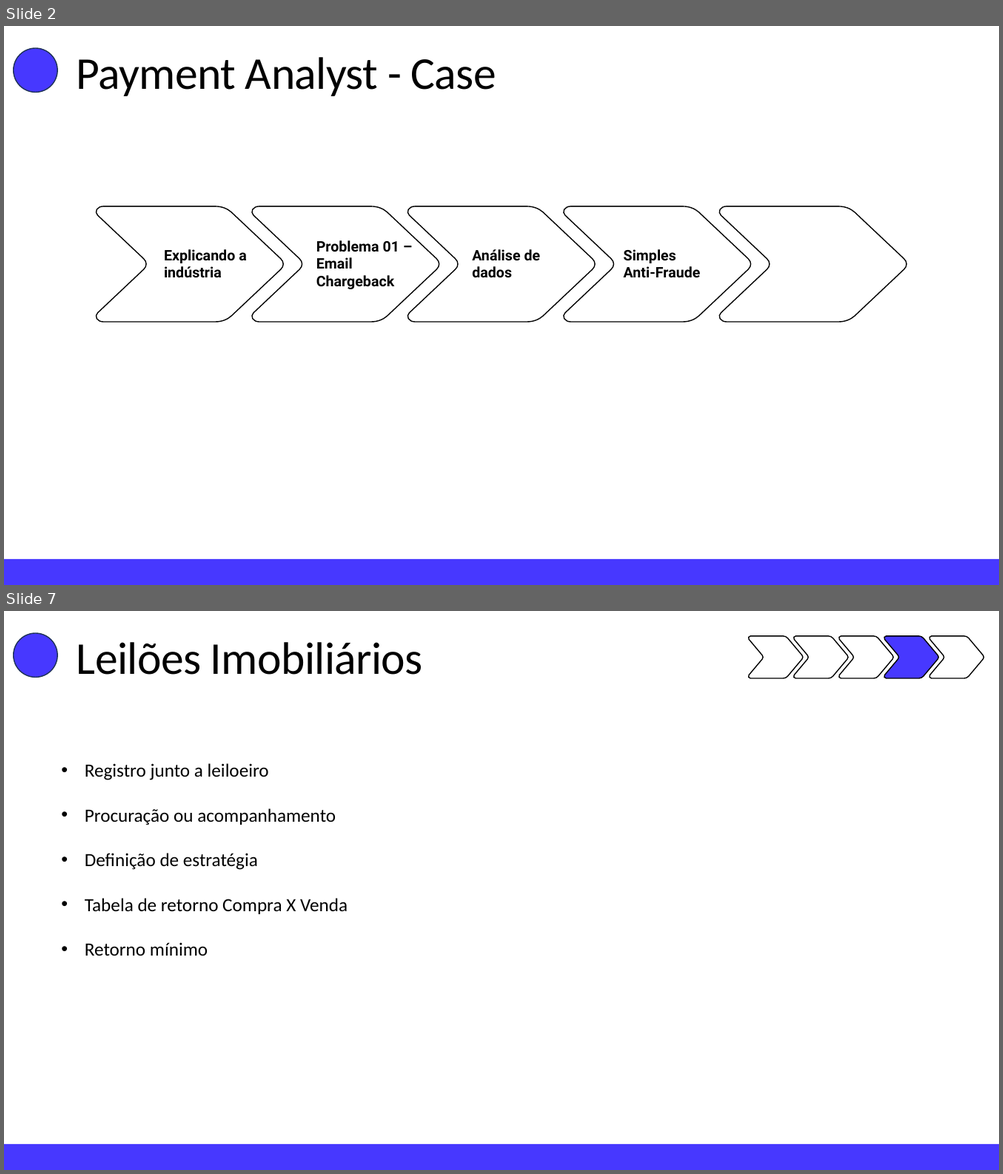
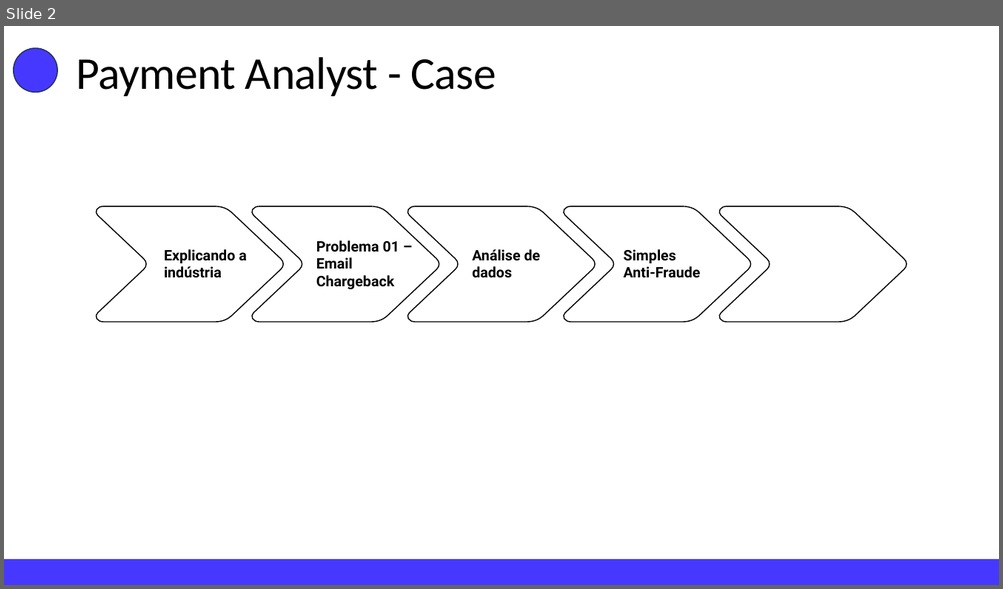
Before and after one commit to andreggalvao/CloudWalk-test, a slide deck: PPT-Teste.pptx. Shown one above the other, each under a label of ours: slides 2 and 7 before the commit, slide 2 after it; the slides between them are not shown. The pictures are 1003x1174 and 1003x589 pixels, drawn with LibreOffice and Linux fonts; fonts in the diff are those of the drawing. Boxes give left, top, right and bottom in pixels: in the first picture for what was removed or moved away, otherwise in the second. Text is boxed around its words. In the diff, an @@ line names an element or a change of style, - is before the commit and + after.

```diff
--- a/PPT-Teste.pptx
+++ b/PPT-Teste.pptx
@@ slide 7 removed at (x1=4, y1=611, x2=999, y2=1170), background #FFFFFF @@
@@ ellipse removed at (x1=14, y1=633, x2=58, y2=678) @@
@@ text removed at (x1=77, y1=642, x2=423, y2=675) @@
-Leilões Imobiliários
@@ freeform shape removed at (x1=748, y1=636, x2=802, y2=679) @@
@@ freeform shape removed at (x1=794, y1=636, x2=848, y2=679) @@
@@ freeform shape removed at (x1=839, y1=636, x2=893, y2=679) @@
@@ freeform shape removed at (x1=884, y1=636, x2=938, y2=679) @@
@@ freeform shape removed at (x1=929, y1=636, x2=984, y2=679) @@
@@ text removed at (x1=85, y1=763, x2=347, y2=956) @@
-• Registro junto a leiloeiro
-• Procuração ou acompanhamento
-• Definição de estratégia
-• Tabela de retorno Compra X Venda
-• Retorno mínimo
@@ rectangle removed at (x1=4, y1=1145, x2=999, y2=1170) @@
```
Also in this commit, not shown: 2 slides changed, 20 slides added, 3 other slides removed, 2 other files.
